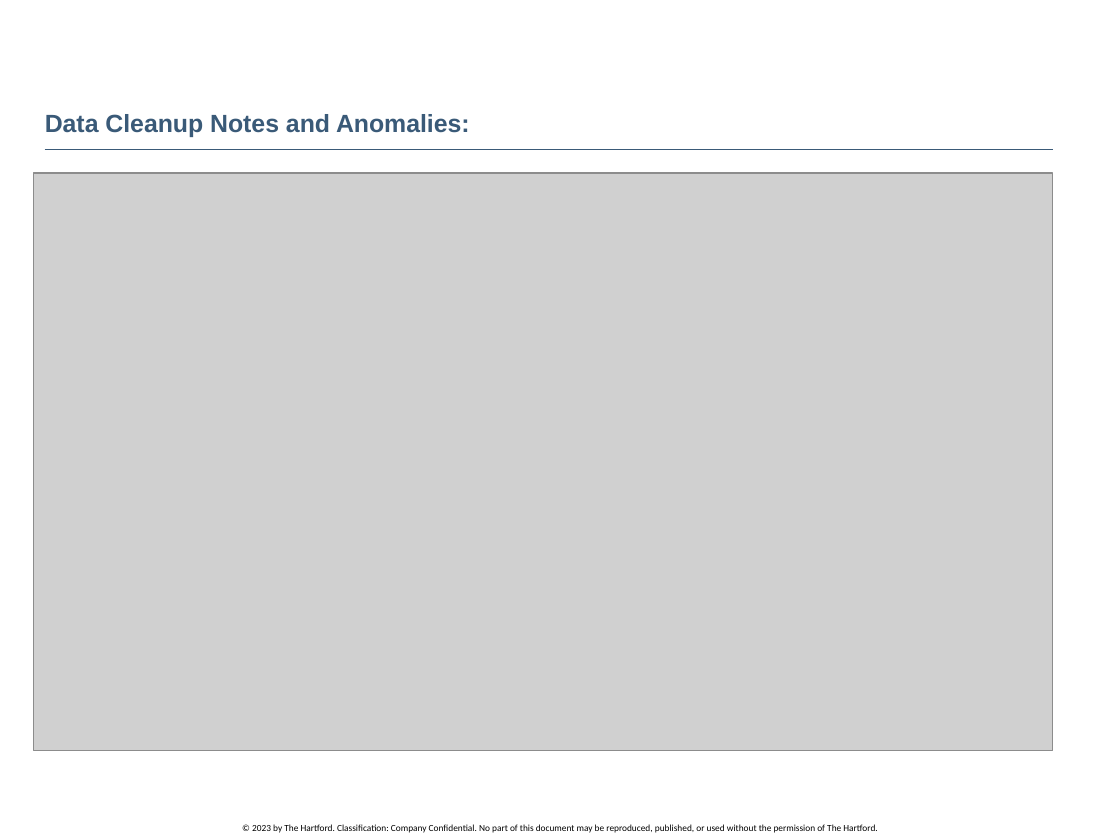
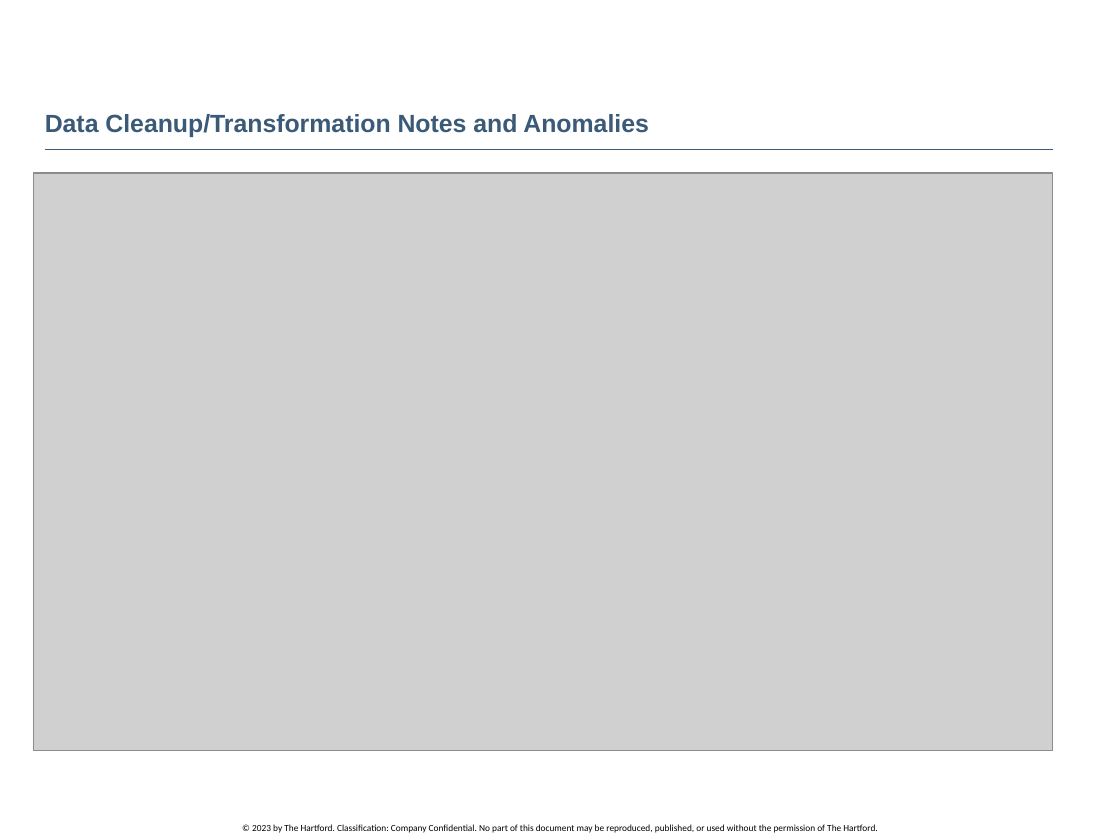
Before and after one commit to Jeni-D/PUBLIC, a slide deck: slide 6 of Capstone/JDUSCHAK CAPSTONE POWERPOINT.pptx. Drawn at 1120x840 pixels with LibreOffice and Linux fonts; fonts in the diff are those of the drawing; grey boxes stand for pictures; background and template pictures are left out. Boxes give left, top, right and bottom in pixels: in the first picture for what was removed or moved away, otherwise in the second. Text is boxed around its words. In the diff, an @@ line names an element or a change of style, - is before the commit and + after.

```diff
--- a/Capstone/JDUSCHAK CAPSTONE POWERPOINT.pptx
+++ b/Capstone/JDUSCHAK CAPSTONE POWERPOINT.pptx
@@ title at (45,114,648,137): text changed @@
-Data Cleanup Notes and Anomalies:
+Data Cleanup/Transformation Notes and Anomalies
```
Also in this commit, not shown: 10 other slides changed, 1 other file.
